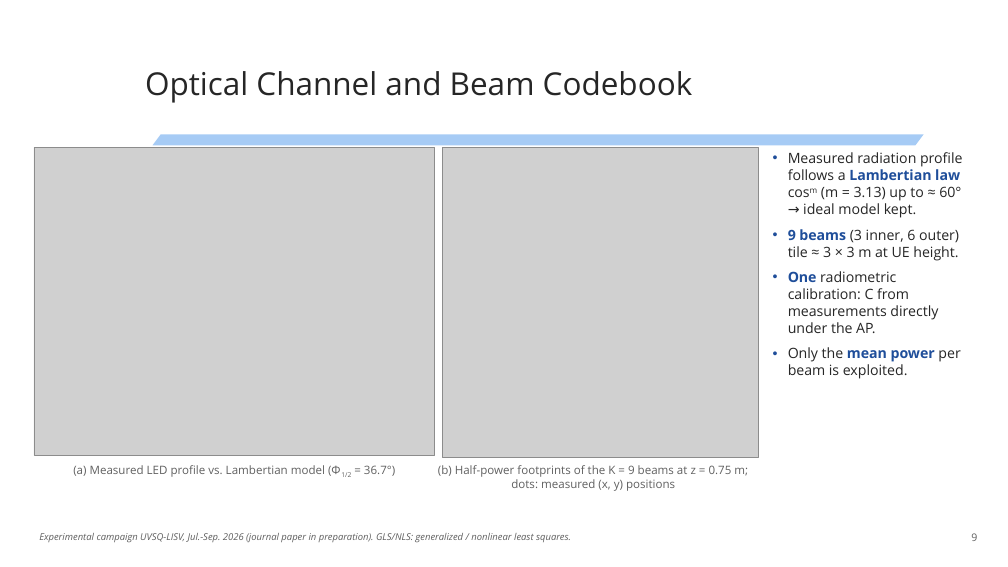
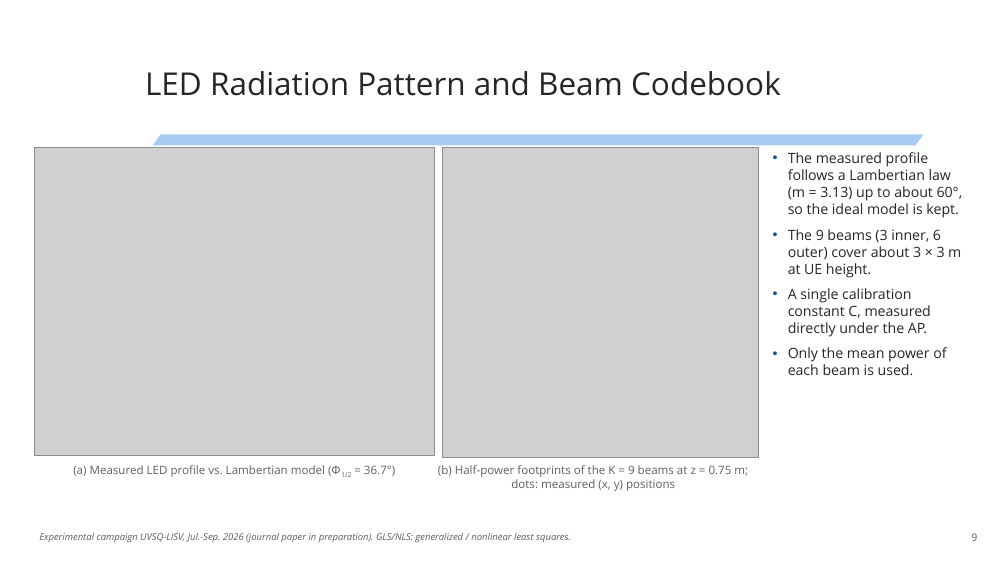
Before and after one commit to kevin-acuna/simulation_VLP, a slide deck: slide 9 of OPTI-6G/ArchWG_Presentation/OPTI-6G_ArchWG_Beamsteering_Positioning_UVSQ_2026-11-20.pptx. Drawn at 1008x567 pixels with LibreOffice and Linux fonts; fonts in the diff are those of the drawing; grey boxes stand for pictures; background and template pictures are left out. Boxes give left, top, right and bottom in pixels: in the first picture for what was removed or moved away, otherwise in the second. Text is boxed around its words. In the diff, an @@ line names an element or a change of style, - is before the commit and + after.

```diff
--- a/OPTI-6G/ArchWG_Presentation/OPTI-6G_ArchWG_Beamsteering_Positioning_UVSQ_2026-11-20.pptx
+++ b/OPTI-6G/ArchWG_Presentation/OPTI-6G_ArchWG_Beamsteering_Positioning_UVSQ_2026-11-20.pptx
@@ title at (145,71,781,96): text changed @@
-Optical Channel and Beam Codebook
+LED Radiation Pattern and Beam Codebook
@@ text at (788,152,963,375): text changed @@
-• Measured radiation profile follows a Lambertian law cosm (m = 3.13) up to ≈ 60° → ideal model kept.
-• 9 beams (3 inner, 6 outer) tile ≈ 3 × 3 m at UE height.
-• One radiometric calibration: C from measurements directly under the AP.
-• Only the mean power per beam is exploited.
+• The measured profile follows a Lambertian law (m = 3.13) up to about 60°, so the ideal model is kept.
+• The 9 beams (3 inner, 6 outer) cover about 3 × 3 m at UE height.
+• A single calibration constant C, measured directly under the AP.
+• Only the mean power of each beam is used.
```
Also in this commit, not shown: 15 other slides changed, 1 slide added, 2 slides removed, 41 other files.
